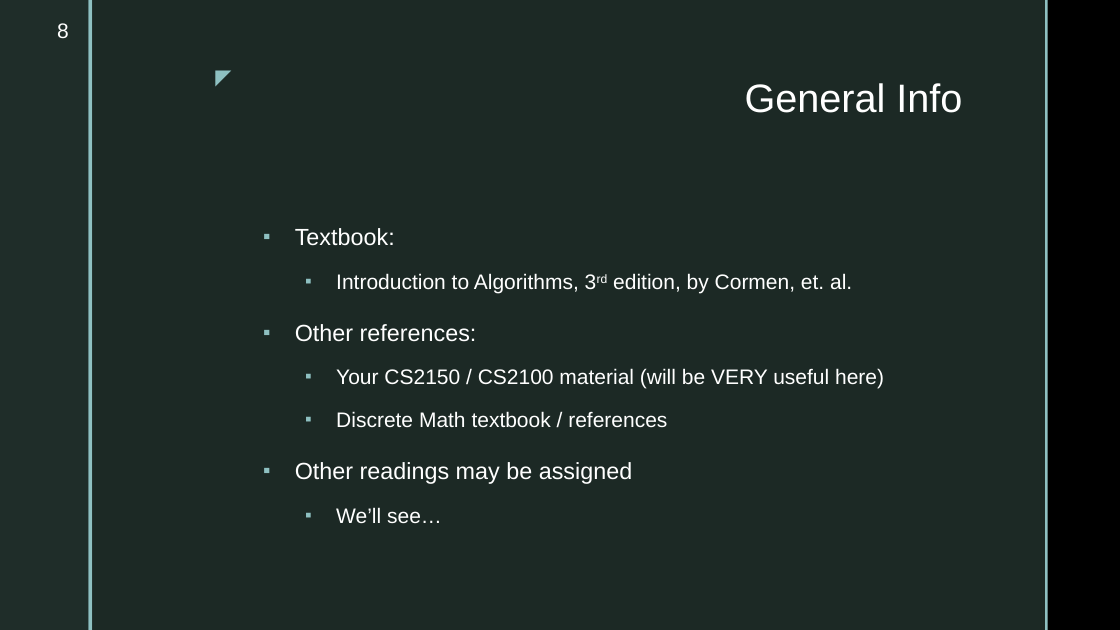
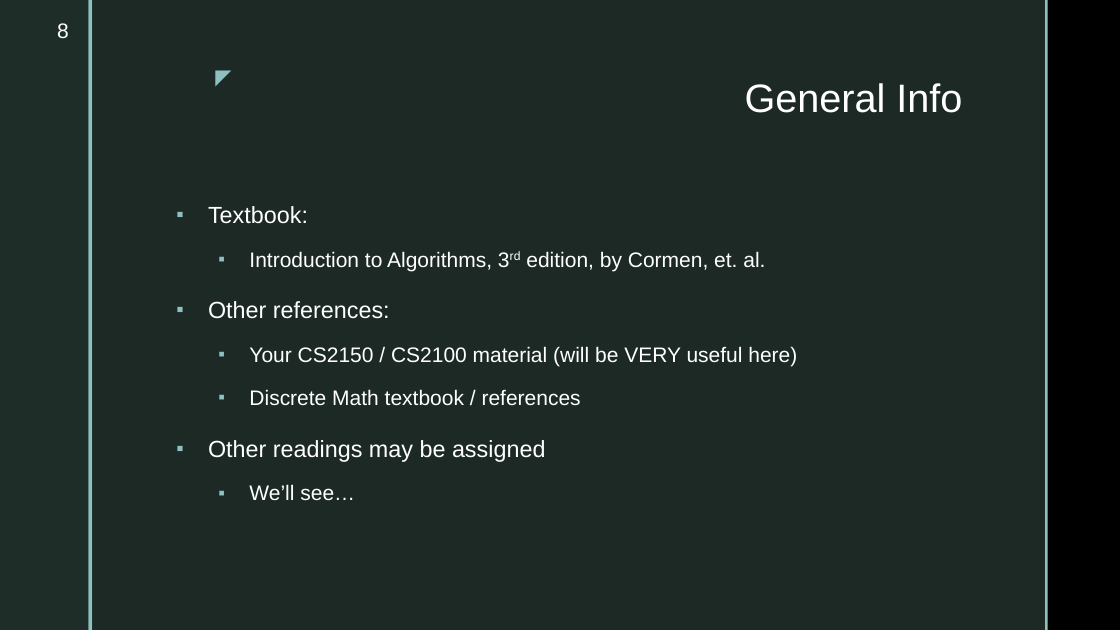
Before and after one commit to markfloryan/dsa2, a slide deck: slide 8 of slides/courseintroduction.pptx. Drawn at 1120x630 pixels with LibreOffice and Linux fonts; fonts in the diff are those of the drawing; background and template pictures are left out. Boxes give left, top, right and bottom in pixels: in the first picture for what was removed or moved away, otherwise in the second. Text is boxed around its words. In the diff, an @@ line names an element or a change of style, - is before the commit and + after.

Commit message:
small changes to intro slides

```diff
--- a/slides/courseintroduction.pptx
+++ b/slides/courseintroduction.pptx
@@ text "Textbook:": place and size @@
-text "Textbook:" at bbox=[295, 228, 884, 523]
+text "Textbook:" at bbox=[208, 206, 797, 500]
```
Also in this commit, not shown: 5 other slides changed, 1 other file.
